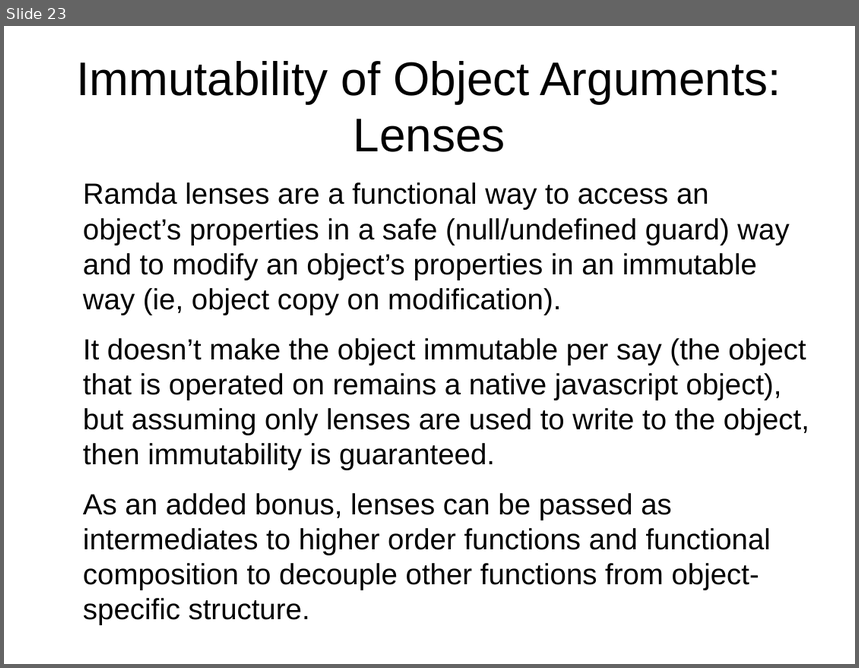
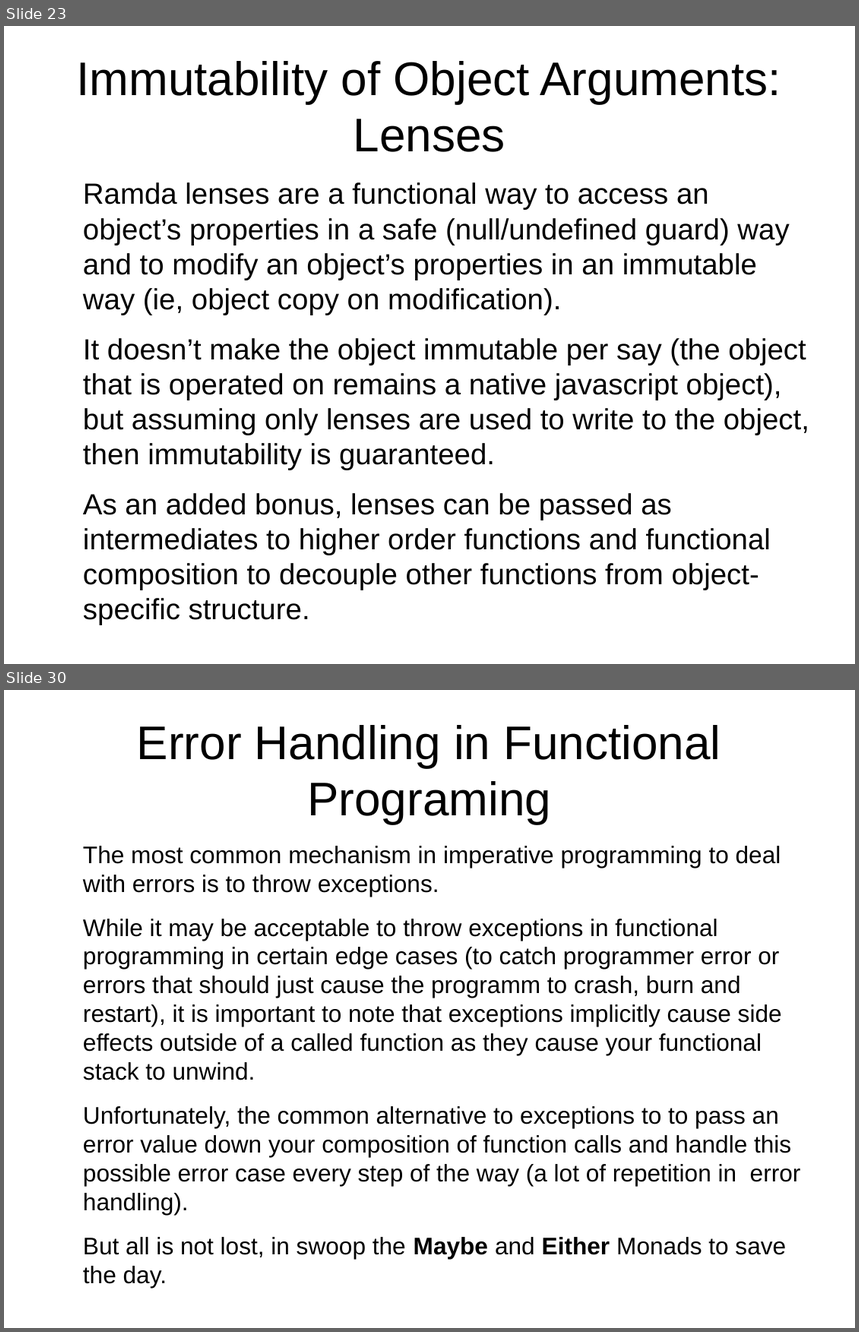
Before and after one commit to Magnitus-/FunctionalJsPresentation, a slide deck: Slides.odp. Shown one above the other, each under a label of ours: slide 23 before the commit, slides 23 and 30 after it; the slides between them are not shown. The pictures are 859x668 and 859x1332 pixels, drawn with LibreOffice and Linux fonts; fonts in the diff are those of the drawing. Boxes give left, top, right and bottom in pixels: in the first picture for what was removed or moved away, otherwise in the second. Text is boxed around its words. In the diff, an @@ line names an element or a change of style, - is before the commit and + after.

```diff
--- a/Slides.odp
+++ b/Slides.odp
@@ slide 30 added at (4,690,855,1328), background #FFFFFF @@
@@ title added at (137,725,721,825), 44 pt, text #000000 @@
+Error Handling in Functional Programing
@@ text added at (83,846,801,1288), 22.4 pt, text #000000 @@
+The most common mechanism in imperative programming to deal with errors is to throw exceptions.
+While it may be acceptable to throw exceptions in functional programming in certain edge cases (to catch programmer error or errors that should just cause the programm to crash, burn and restart), it is important to note that exceptions implicitly cause side effects outside of a called function as they cause your functional stack to unwind.
+Unfortunately, the common alternative to exceptions to to pass an error value down your composition of function calls and handle this possible error case every step of the way (a lot of repetition in error handling).
+But all is not lost, in swoop the Maybe and Either Monads to save the day.
```
Also in this commit, not shown: 6 slides changed, 13 other slides added, 1 slide removed.
